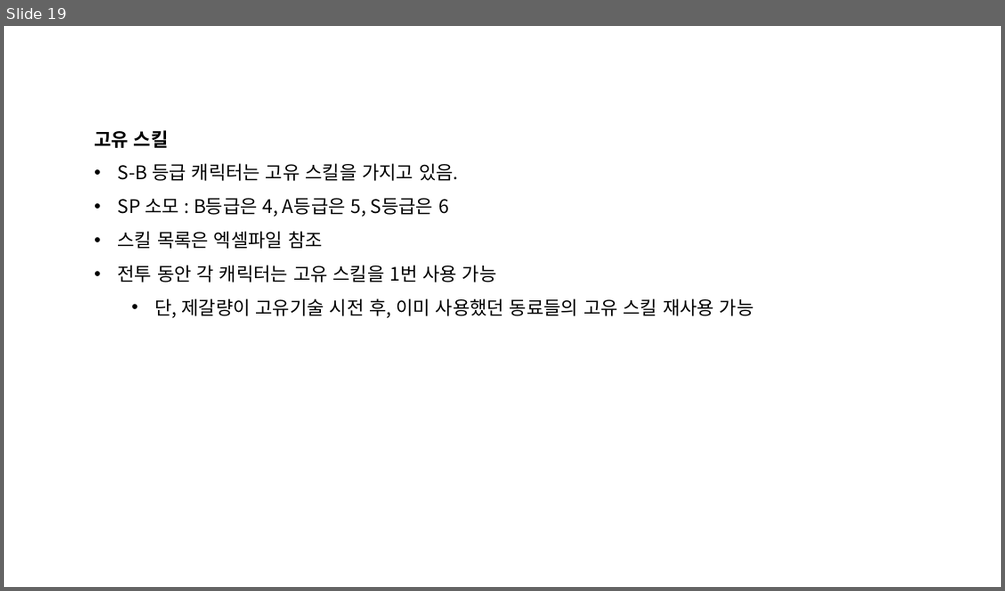
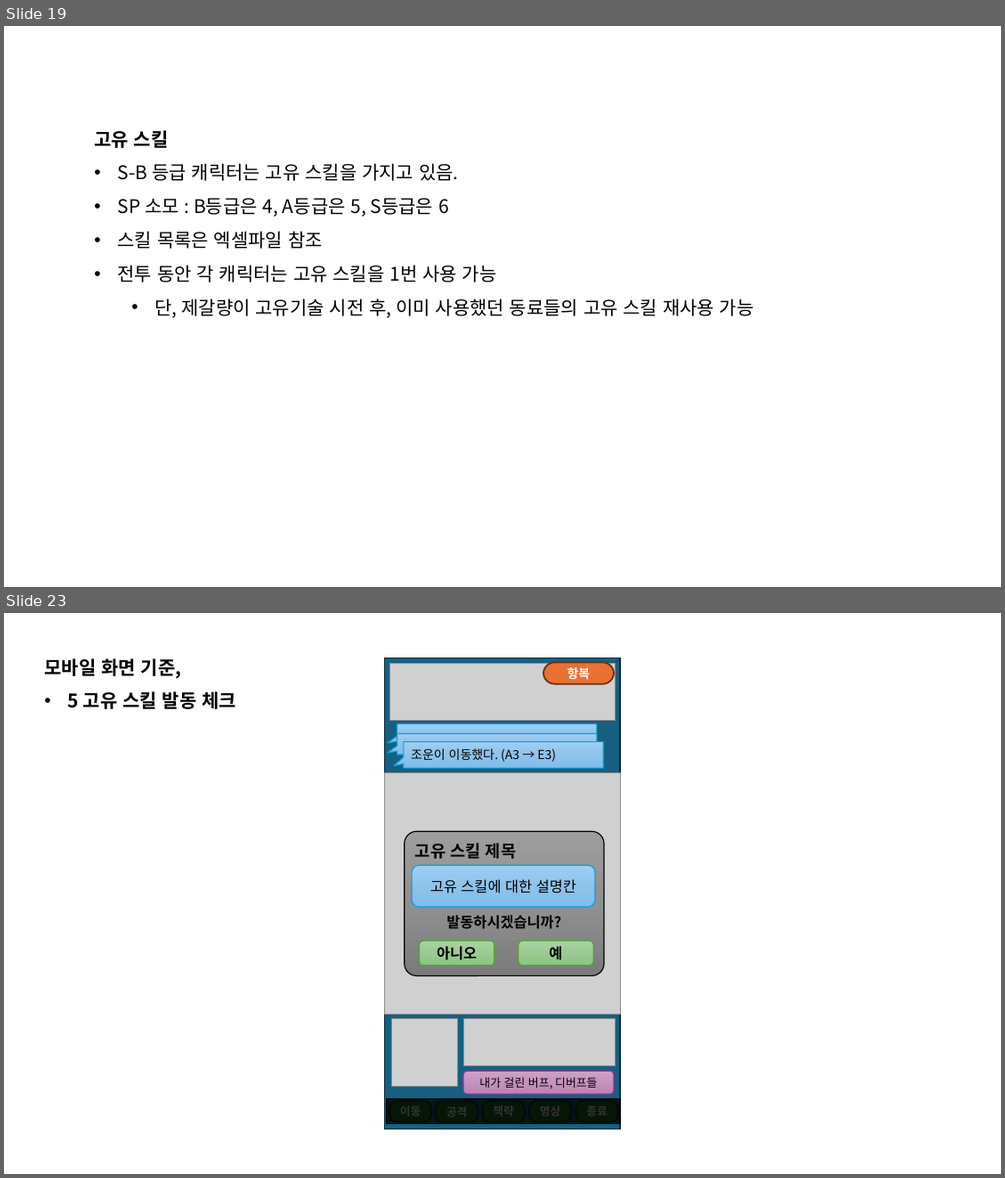
Before and after one commit to sanolamian12/SamChess, a slide deck: docs/삼국 약식 체스.pptx. Shown one above the other, each under a label of ours: slide 19 before the commit, slides 19 and 23 after it; the slides between them are not shown. The pictures are 1005x591 and 1005x1178 pixels, drawn with LibreOffice and Linux fonts; fonts in the diff are those of the drawing; grey boxes stand for pictures. Boxes give left, top, right and bottom in pixels: in the first picture for what was removed or moved away, otherwise in the second. Text is boxed around its words. In the diff, an @@ line names an element or a change of style, - is before the commit and + after.

```diff
--- a/docs/삼국 약식 체스.pptx
+++ b/docs/삼국 약식 체스.pptx
@@ slide 23 added at [4, 613, 1001, 1174], background #FFFFFF @@
@@ text added at [44, 658, 236, 709], 18 pt, text #000000, bold @@
+모바일 화면 기준,
+• 5 고유 스킬 발동 체크
@@ rectangle added at [385, 657, 620, 1129], fill #156082, outline #092A39 1.5 pt @@
@@ picture added at [390, 663, 615, 720] @@
@@ pill shape added at [543, 662, 614, 684], fill #E97132, outline #663216 1.5 pt, 12 pt, text #FFFFFF, bold @@
+항복
@@ speech box added at [397, 723, 597, 745], fill gradient #9ECFF5 to #90C4EB to #7CBEED, outline #0F9ED5 1 pt @@
@@ speech box added at [397, 733, 597, 755], fill gradient #9ECFF5 to #90C4EB to #7CBEED, outline #0F9ED5 1 pt @@
@@ speech box added at [404, 742, 603, 768], fill gradient #9ECFF5 to #90C4EB to #7CBEED, outline #0F9ED5 1 pt, 12 pt, text #000000 @@
+조운이 이동했다. (A3 → E3)
@@ picture added at [385, 773, 621, 1014] @@
@@ rounded rectangle added at [404, 831, 604, 976], fill gradient #9D9D9D to #909090 to #7C7C7C, outline #000000 1 pt, 14 pt, text #000000, bold @@
+고유 스킬 제목
+발동하시겠습니까?
@@ rounded rectangle added at [412, 865, 595, 907], fill gradient #9ECFF5 to #90C4EB to #7CBEED, outline #0F9ED5 1 pt, 14 pt, text #000000 @@
+고유 스킬에 대한 설명칸
@@ rounded rectangle added at [419, 941, 494, 965], fill gradient #A8D5A0 to #9CCA94 to #8AC680, outline #4EA72E 1 pt, 14 pt, text #000000, bold @@
+아니오
@@ rounded rectangle added at [518, 941, 593, 965], fill gradient #A8D5A0 to #9CCA94 to #8AC680, outline #4EA72E 1 pt, 14 pt, text #000000, bold @@
+예
@@ picture added at [391, 1019, 457, 1086] @@
@@ picture added at [463, 1019, 615, 1066] @@
@@ rounded rectangle added at [463, 1070, 614, 1094], fill gradient #D0A0C8 to #C693BD to #C17FB6, outline #A02B93 1 pt, 11 pt, text #000000 @@
+내가 걸린 버프, 디버프들
@@ rectangle added at [386, 1098, 619, 1123], fill #000000 at 80% opacity, outline #000000 1.5 pt @@
@@ group added at [389, 1101, 619, 1123]: 5 pill shapes @@
+이동
+공격
+책략
+명상
+종료
```
Also in this commit, not shown: 5 other slides added, 22 other files.
